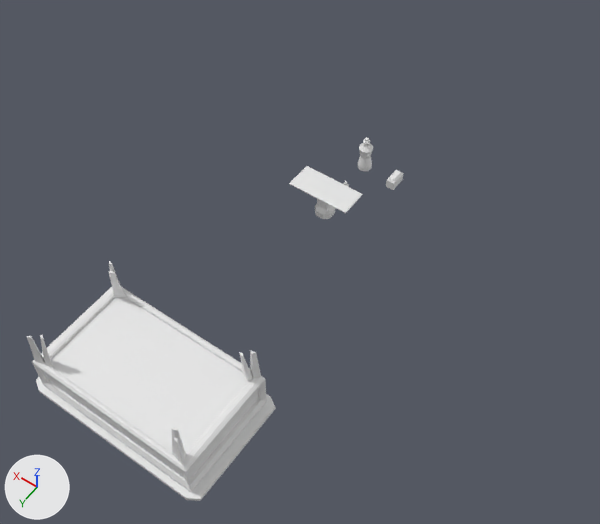
A saved change to the Blender file Blender/assets_v2.blend.
One viewpoint serves both versions: a camera (50 mm lens) standing at (-8.28, 14.78, 17.21) and looking at (-0.4, 3.74, -0.14). The axes (+X, +Y, +Z) are drawn at lower left. The lights are the same throughout. The older version comes first.

Names of what the first picture shows: 'Monument', 'big_vase', 'table', 'vase' and 1 more.
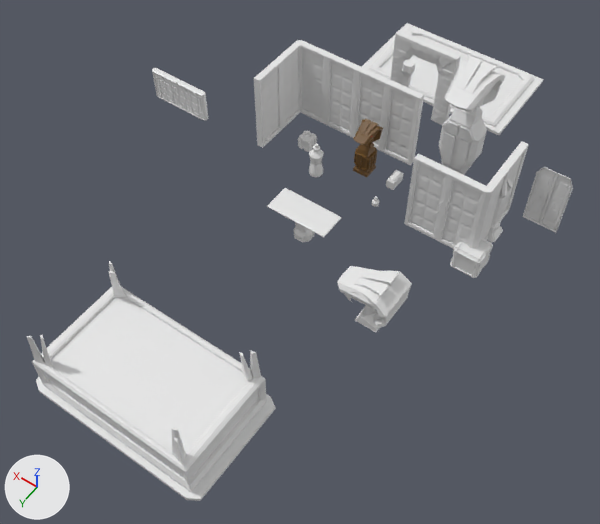
What differs and where, as boxes (x1, y1, x2, y2) in the pictures (600 x 524 px):
'corner_in', shown
    after: (254, 40, 361, 148)
'corner_out', shown
    after: (404, 141, 529, 249)
'Pool', shown
    after: (362, 23, 543, 135)
'snakeofage', shown
    after: (439, 55, 506, 175)
'straight', shown
    after: (353, 67, 424, 166)
'table', moved
    before: (289, 166, 363, 219)
    after: (267, 188, 342, 242)
'snake_head_no_pedestal.001', shown
    after: (337, 266, 412, 332)
'door_frame', shown
    after: (390, 30, 461, 125)
'door', shown
    after: (522, 167, 573, 233)
'low_wall', shown
    after: (152, 68, 208, 120)
'snake_head', shown (brown)
    after: (353, 118, 383, 177)
'Crate', shown
    after: (450, 239, 493, 278)
'big_vase', moved
    before: (358, 137, 373, 171)
    after: (309, 143, 324, 177)
'pilar', shown
    after: (487, 179, 513, 242)
'colcub', shown
    after: (298, 130, 317, 152)
'column', shown
    after: (402, 59, 415, 88)
'vase', moved
    before: (343, 181, 349, 187)
    after: (372, 196, 379, 207)

The change, as a diff of the scene's bpy script:
```diff
--- a/Blender/assets_v2.blend.py
+++ b/Blender/assets_v2.blend.py
@@ ob_straight @@
 ob_straight.scale = (1.0, 0.1, 1.0)
-ob_straight.hide_set(True)
@@ ob_door_frame @@
 ob_door_frame.scale = (1.0, 0.1, 1.0)
-ob_door_frame.hide_set(True)
@@ ob_column @@
 ob_column.scale = (0.15, 0.15, 0.1)
-ob_column.hide_set(True)
@@ ob_door @@
 ob_door.rotation_euler = (-1.571, 0.0, 0.0)  # degrees (-90, 0, 0)
-ob_door.hide_set(True)
@@ ob_snake_head @@
 ob_snake_head = bpy.data.objects.new('snake_head', me_snake_head)
-ob_snake_head.location = (0.0, 2.0, 0.0)
+ob_snake_head.location = (0.0, 0.0, 0.0)
 ob_snake_head.scale = (0.25, 0.25, 0.25)
-ob_snake_head.hide_set(True)
@@ ob_corner_in @@
 ob_corner_in.scale = (1.0, 0.1, 1.0)
-ob_corner_in.hide_set(True)
@@ ob_corner_out @@
 ob_corner_out.scale = (1.0, 0.1, 1.0)
-ob_corner_out.hide_set(True)
@@ ob_low_wall @@
 ob_low_wall.scale = (1.0, 0.1, 0.5)
-ob_low_wall.hide_set(True)
@@ ob_colcub @@
 _m = ob_colcub.modifiers.new('Mirror', 'MIRROR')
 _m.use_axis = (True, True, True)
-ob_colcub.hide_set(True)
@@ ob_table @@
 ob_table = bpy.data.objects.new('table', me_cube_001)
-ob_table.location = (0.0, 2.0, 0.0)
+ob_table.location = (0.0, 3.0, 0.0)
 ob_table.scale = (0.25, 0.25, 0.1)
@@ ob_pilar @@
 _m = ob_pilar.modifiers.new('Mirror', 'MIRROR')
 _m.use_axis = (True, True, False)
-ob_pilar.hide_set(True)
@@ ob_crate @@
 _m = ob_crate.modifiers.new('Mirror', 'MIRROR')
 _m.use_axis = (True, True, True)
-ob_crate.hide_set(True)
@@ ob_pool @@
 _m = ob_pool.modifiers.new('Mirror', 'MIRROR')
 _m.use_axis = (True, True, False)
-ob_pool.hide_set(True)
@@ ob_snakeofage @@
 ob_snakeofage = bpy.data.objects.new('snakeofage', me_snake_head_001)
-ob_snakeofage.location = (0.0, 0.0, 0.0)
+ob_snakeofage.location = (-2.0, -2.0, 0.0)
 ob_snakeofage.scale = (0.5, 0.5, 0.5)
 _m = ob_snakeofage.modifiers.new('Mirror', 'MIRROR')
-ob_snakeofage.hide_set(True)
@@ ob_snake_head_no_pedestal_001 @@
 ob_snake_head_no_pedestal_001.scale = (0.5, 0.5, 0.5)
-ob_snake_head_no_pedestal_001.hide_set(True)
@@ ob_vase @@
 ob_vase = bpy.data.objects.new('vase', me_cylinder)
-ob_vase.location = (0.0, 1.0, 0.15)
+ob_vase.location = (-1.0, 1.0, 0.15)
@@ ob_big_vase @@
 ob_big_vase = bpy.data.objects.new('big_vase', me_cylinder_001)
-ob_big_vase.location = (0.0, 0.0, 0.0)
+ob_big_vase.location = (1.0, 1.0, 0.0)
```
